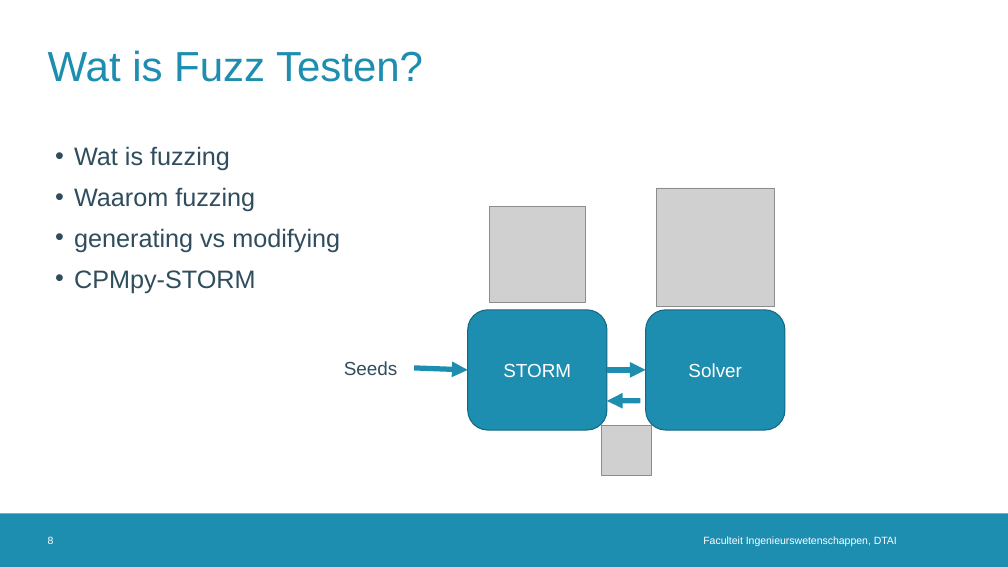
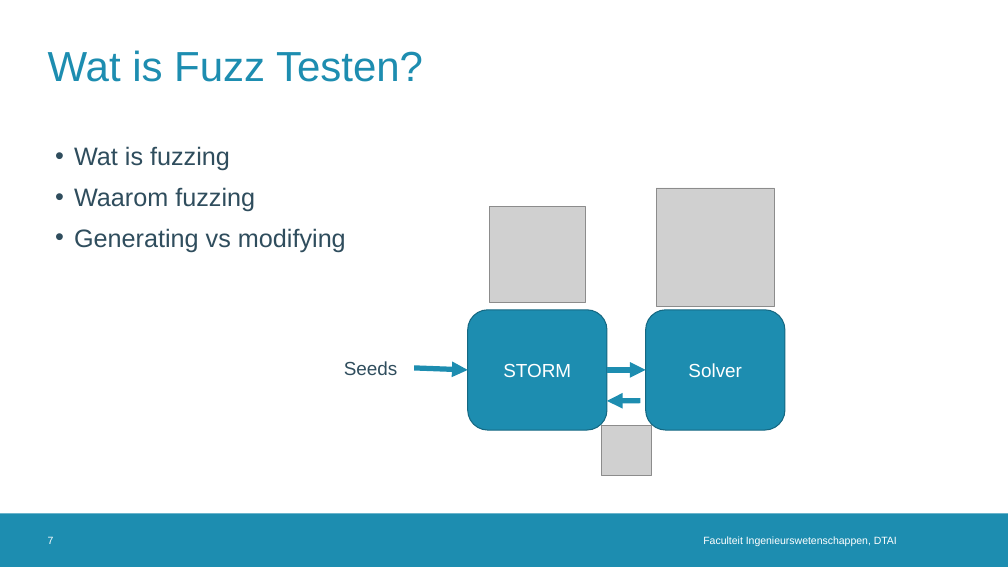
Before and after one commit to rubenkindt/Masterproef-paper-RubenKindt, a slide deck: slide 7 of Milestones/M3 december presentation/M3.pptx (slide 8 before the commit). Drawn at 1008x567 pixels with LibreOffice and Linux fonts; fonts in the diff are those of the drawing; grey boxes stand for pictures; background and template pictures are left out. Boxes give left, top, right and bottom in pixels: in the first picture for what was removed or moved away, otherwise in the second. Text is boxed around its words. In the diff, an @@ line names an element or a change of style, - is before the commit and + after.

```diff
--- a/Milestones/M3 december presentation/M3.pptx
+++ b/Milestones/M3 december presentation/M3.pptx
@@ text at (74,228,346,253): text changed @@
-• generating vs modifying
-• CPMpy-STORM
+• Generating vs modifying
@@ page number at (48,536,54,544): text changed @@
-8
+7
```
Also in this commit, not shown: 4 other slides changed, 9 other files.
